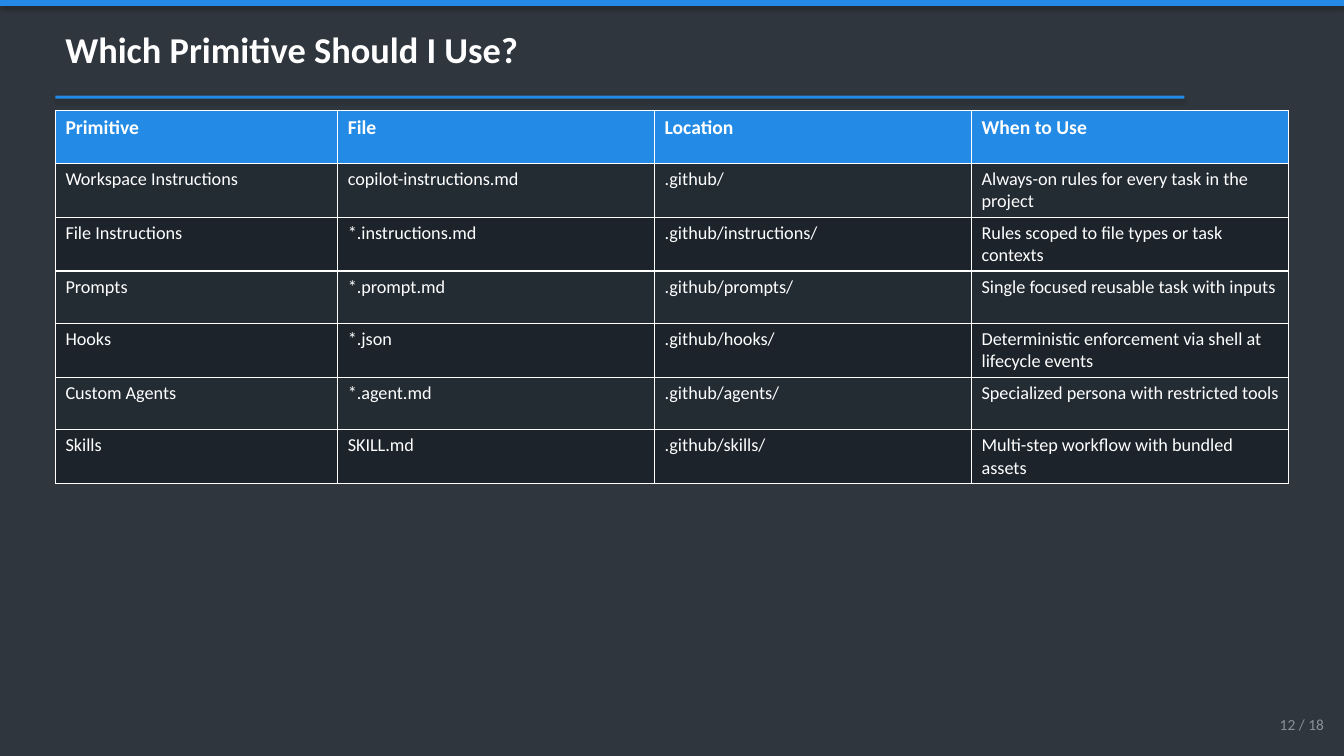
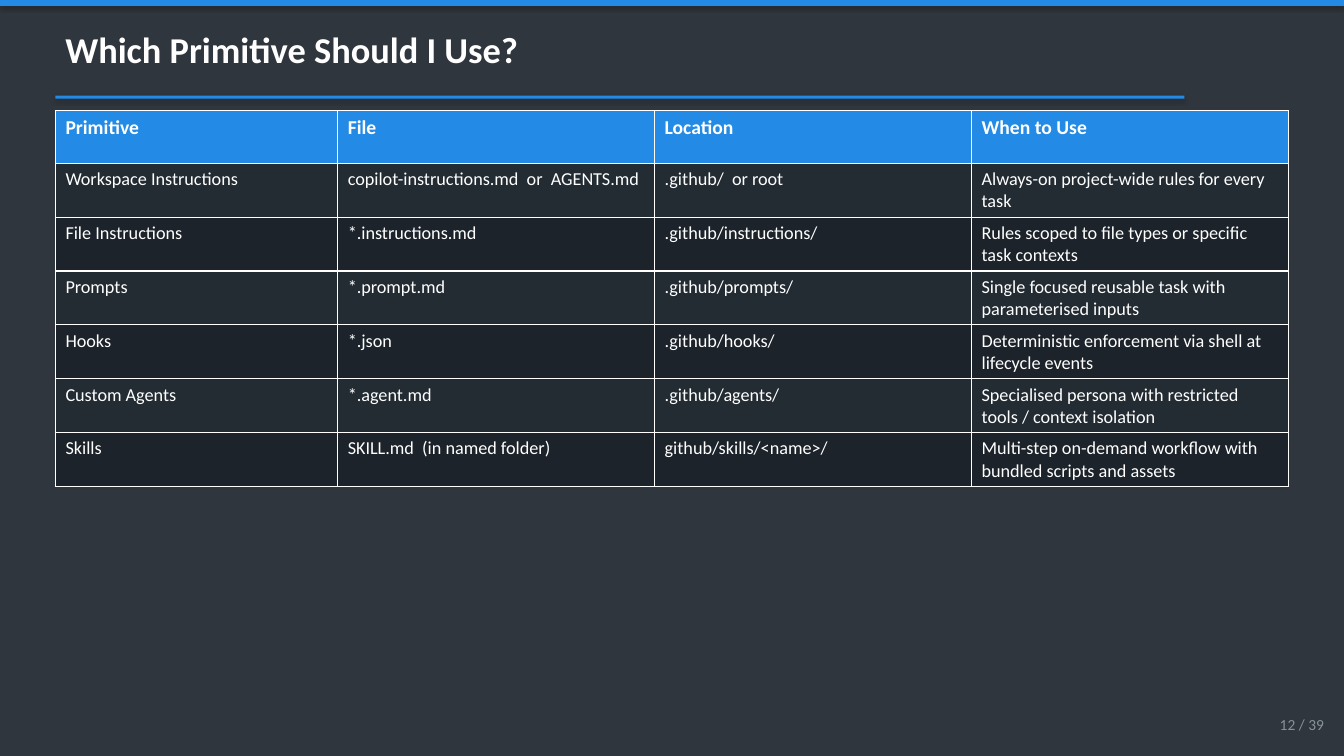
Before and after one commit to cyberkoolman/ghcp-poc-auth, a slide deck: slide 12 of docs/ghcp-getting-started.pptx. Drawn at 1344x756 pixels with LibreOffice and Linux fonts; fonts in the diff are those of the drawing. Boxes give left, top, right and bottom in pixels: in the first picture for what was removed or moved away, otherwise in the second. Text is boxed around its words. In the diff, an @@ line names an element or a change of style, - is before the commit and + after.

```diff
--- a/docs/ghcp-getting-started.pptx
+++ b/docs/ghcp-getting-started.pptx
@@ table at box(55, 111, 1288, 484) @@
-row 2: Workspace Instructions | copilot-instructions.md | .github/ | Always-on rules for every task in the project
+row 2: Workspace Instructions | copilot-instructions.md or AGENTS.md | .github/ or root | Always-on project-wide rules for every task
-row 3, column 4: Rules scoped to file types or task contexts
+row 3, column 4: Rules scoped to file types or specific task contexts
-row 4, column 4: Single focused reusable task with inputs
+row 4, column 4: Single focused reusable task with parameterised inputs
-row 6, column 4: Specialized persona with restricted tools
+row 6, column 4: Specialised persona with restricted tools / context isolation
-row 7: Skills | SKILL.md | .github/skills/ | Multi-step workflow with bundled assets
+row 7: Skills | SKILL.md (in named folder) | github/skills/<name>/ | Multi-step on-demand workflow with bundled scripts and assets
@@ text at box(1280, 720, 1324, 730): text changed @@
-12 / 18
+12 / 39
```
Also in this commit, not shown: 13 other slides changed, 20 slides added, 1 other file.
